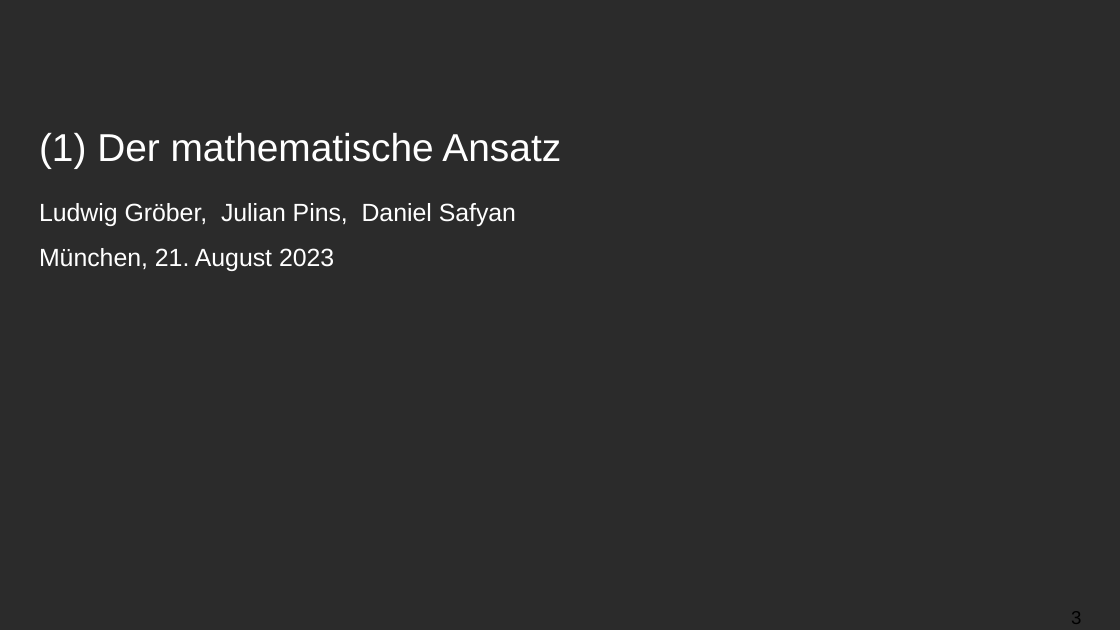
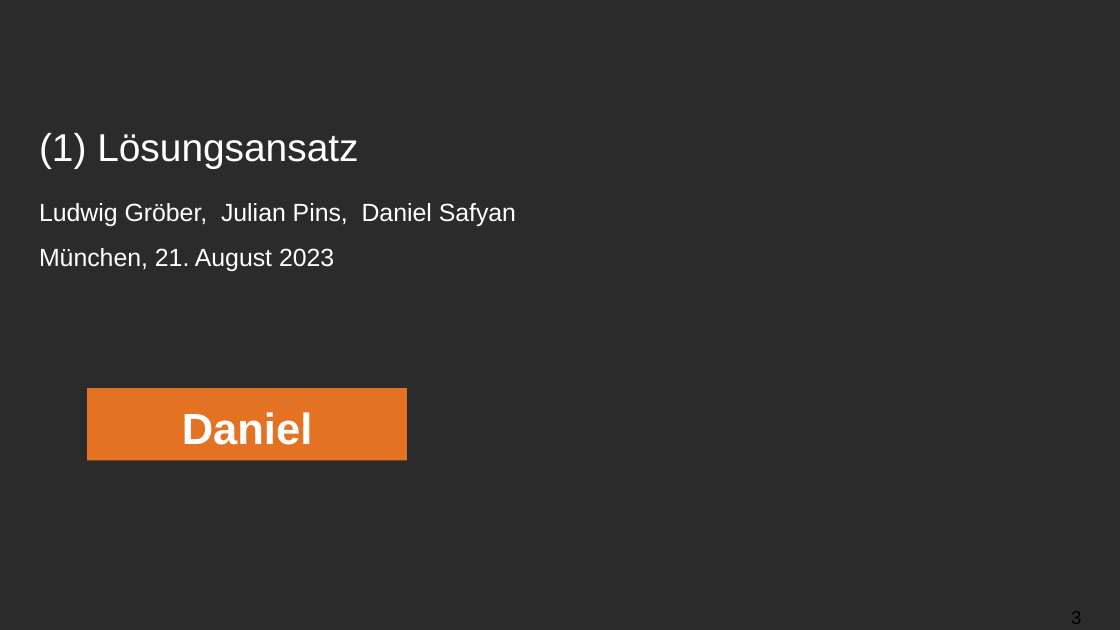
Before and after one commit to ludwiggr/ArSinH, a slide deck: slide 3 of Vortrag/Vortrag.pptx. Drawn at 1120x630 pixels with LibreOffice and Linux fonts; fonts in the diff are those of the drawing; background and template pictures are left out; a plain dark background stands for a picture behind light text. Boxes give left, top, right and bottom in pixels: in the first picture for what was removed or moved away, otherwise in the second. Text is boxed around its words. In the diff, an @@ line names an element or a change of style, - is before the commit and + after.

```diff
--- a/Vortrag/Vortrag.pptx
+++ b/Vortrag/Vortrag.pptx
@@ title at bbox=[39, 133, 358, 168]: text changed @@
-(1) Der mathematische Ansatz
+(1) Lösungsansatz
@@ rectangle added at bbox=[87, 389, 408, 460], fill #E37222, 28 pt, text #FFFFFF, bold @@
+Daniel
```
Also in this commit, not shown: 13 other slides changed, 3 slides added, 1 slide removed, 5 other files.
